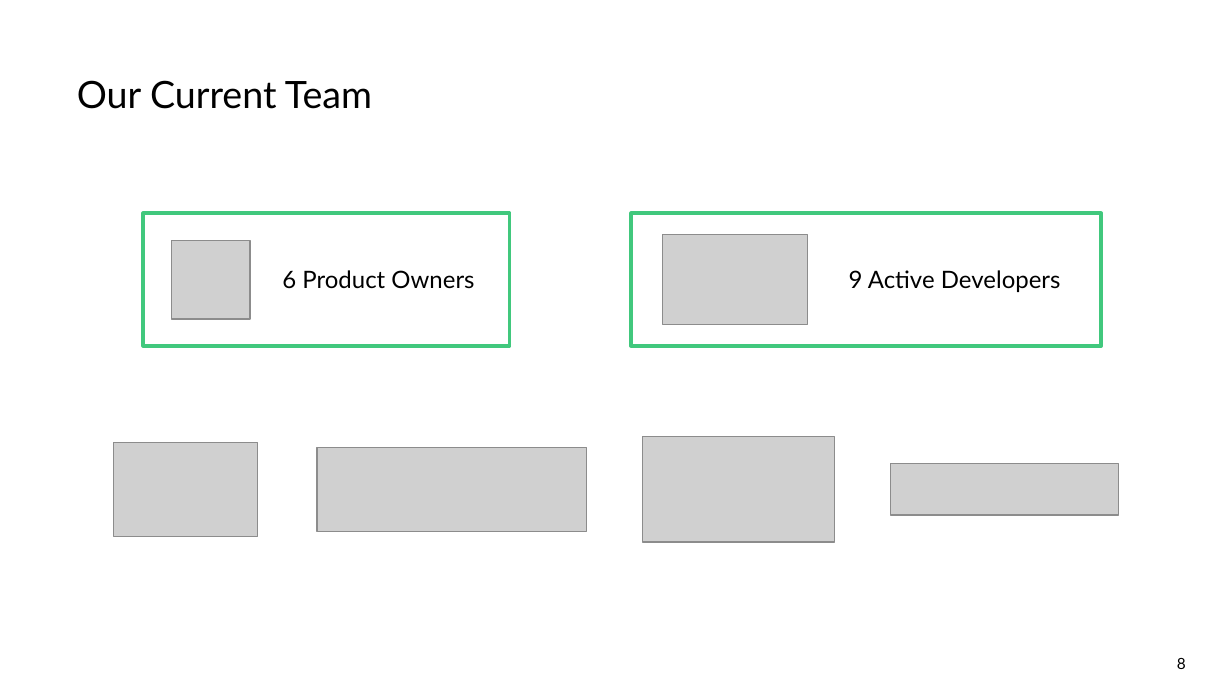
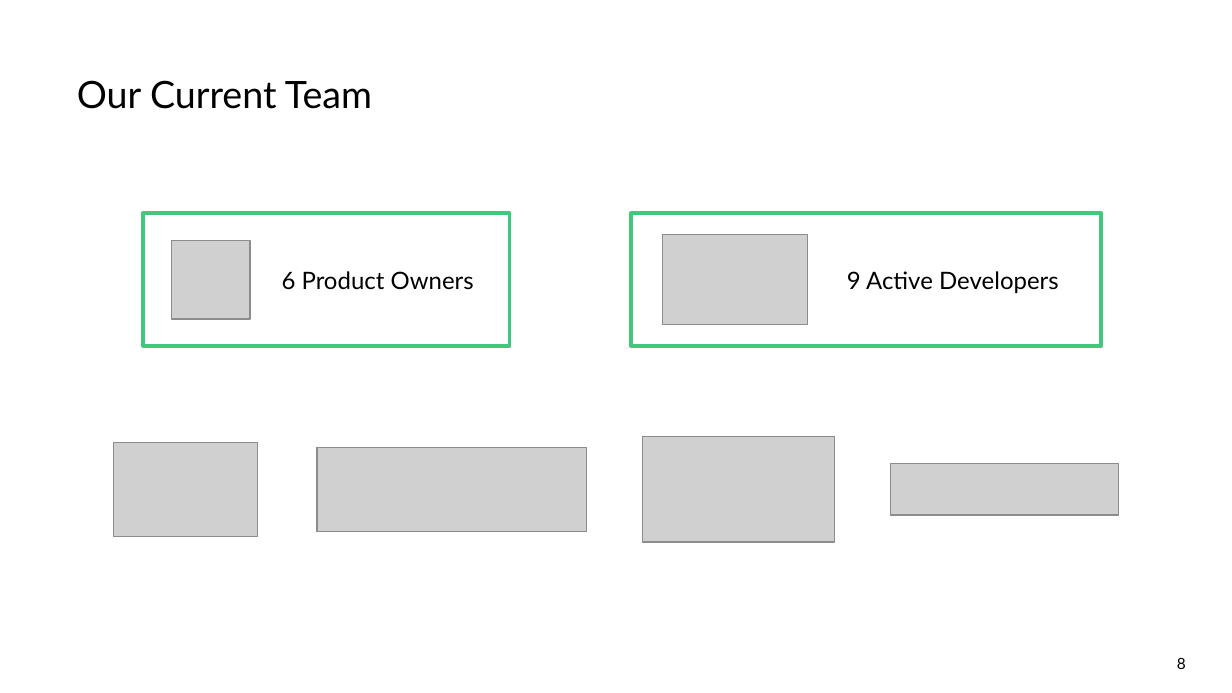
Before and after one commit to pharmaverse/cardinal, a slide deck: slide 8 of quarto/assets/resources/RinPharma_Workshop_2023.pptx. Drawn at 1232x693 pixels with LibreOffice and Linux fonts; fonts in the diff are those of the drawing; grey boxes stand for pictures. Boxes give left, top, right and bottom in pixels: in the first picture for what was removed or moved away, otherwise in the second. Text is boxed around its words. In the diff, an @@ line names an element or a change of style, - is before the commit and + after.

Commit message:
Clean up slides for .pptx format

```diff
--- a/quarto/assets/resources/RinPharma_Workshop_2023.pptx
+++ b/quarto/assets/resources/RinPharma_Workshop_2023.pptx
@@ text "6 Product Owners" at [282, 271, 474, 290]: vertical alignment top to middle @@
@@ text "9 Active Developers" at [847, 271, 1059, 293]: vertical alignment top to middle @@
```
Also in this commit, not shown: 28 other slides changed.
